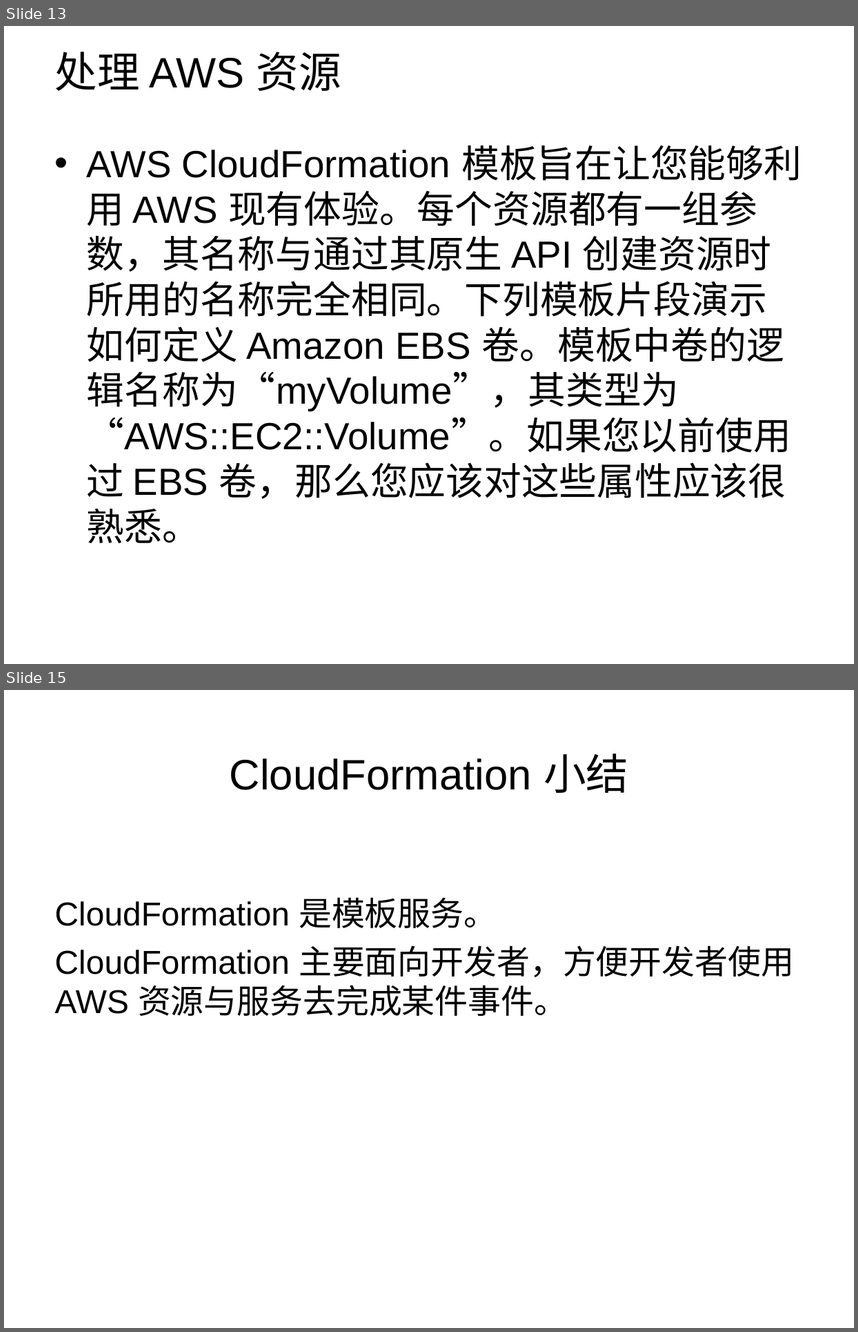
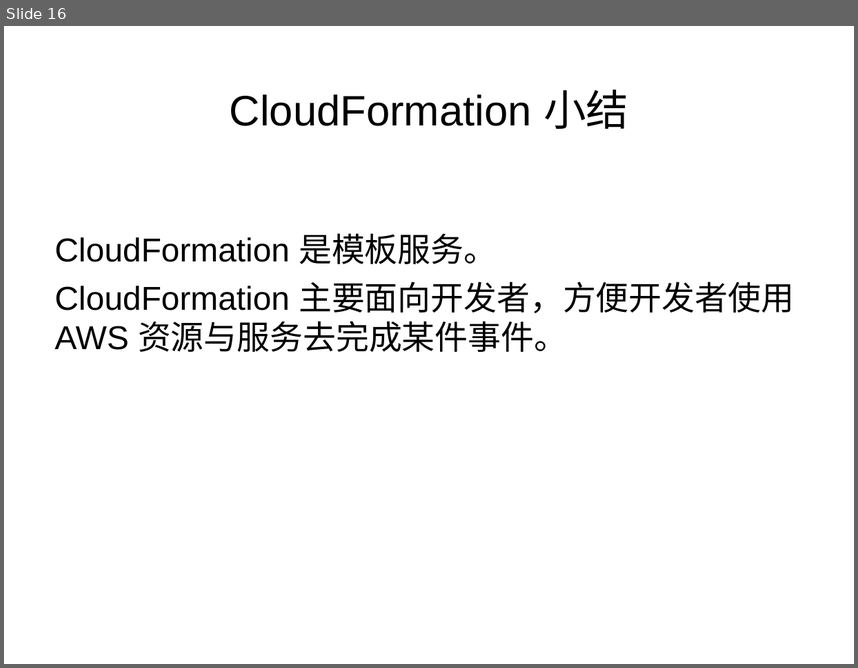
Before and after one commit to leson/guides, a slide deck: cloud/AWS_BeanStalk_CloudFormation.ppt. Shown one above the other, each under a label of ours: slides 13 and 15 before the commit, slide 16 after it; the slides between them are not shown. The pictures are 858x1332 and 858x668 pixels, drawn with LibreOffice and Linux fonts; fonts in the diff are those of the drawing; background and template pictures are left out. Boxes give left, top, right and bottom in pixels: in the first picture for what was removed or moved away, otherwise in the second. Text is boxed around its words. In the diff, an @@ line names an element or a change of style, - is before the commit and + after.

```diff
--- a/cloud/AWS_BeanStalk_CloudFormation.ppt
+++ b/cloud/AWS_BeanStalk_CloudFormation.ppt
@@ slide 13 removed at [4, 26, 854, 664], background picture (left out) @@
@@ title removed at [55, 52, 341, 91] @@
-处理 AWS 资源
@@ text removed at [87, 145, 802, 543] @@
-• AWS CloudFormation 模板旨在让您能够利用 AWS 现有体验。每个资源都有一组参数，其名称与通过其原生 API 创建资源时所用的名称完全相同。下列模板片段演示如何定义 Amazon EBS 卷。模板中卷的逻辑名称为“myVolume”，其类型为 “AWS::EC2::Volume”。如果您以前使用过 EBS 卷，那么您应该对这些属性应该很熟悉。
@@ what was slide 15 is now slide 16 @@
```
Also in this commit, not shown: 1 slide changed, 3 slides added, 1 other slide removed, 1 other file.
